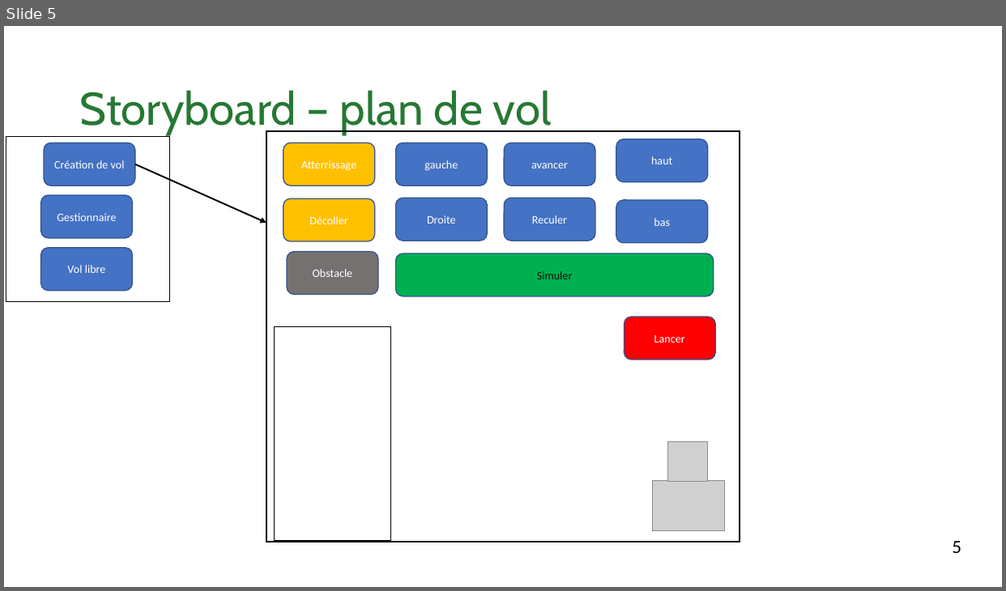
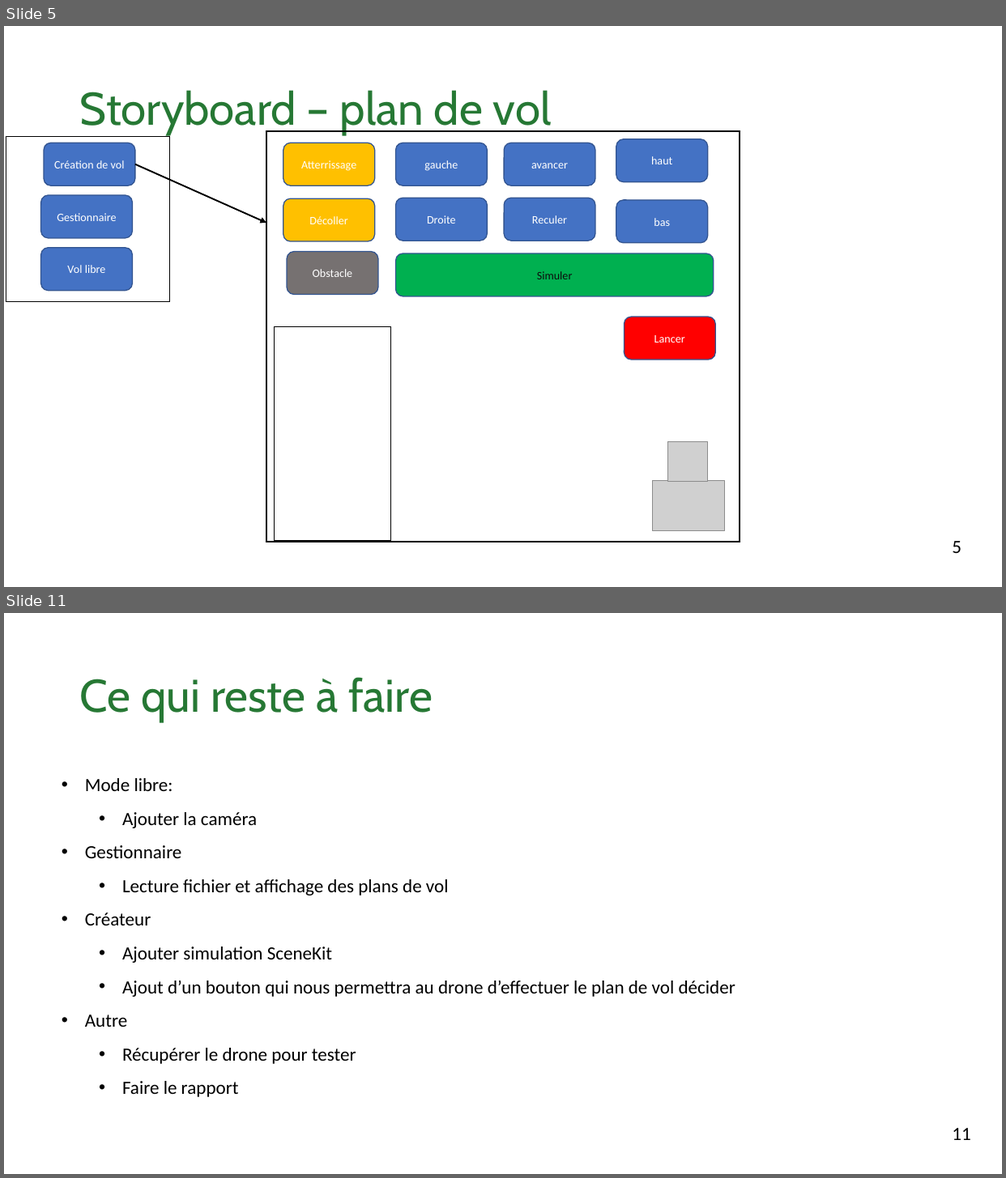
Before and after one commit to DenizSungurtekin/droneProgrammer, a slide deck: Documentation/presentation_3/presentation_3.pptx. Shown one above the other, each under a label of ours: slide 5 before the commit, slides 5 and 11 after it; the slides between them are not shown. The pictures are 1006x591 and 1006x1178 pixels, drawn with LibreOffice and Linux fonts; fonts in the diff are those of the drawing; grey boxes stand for pictures. Boxes give left, top, right and bottom in pixels: in the first picture for what was removed or moved away, otherwise in the second. Text is boxed around its words. In the diff, an @@ line names an element or a change of style, - is before the commit and + after.

```diff
--- a/Documentation/presentation_3/presentation_3.pptx
+++ b/Documentation/presentation_3/presentation_3.pptx
@@ slide 11 added at (4, 613, 1002, 1174), background #FFFFFF @@
@@ title added at (80, 677, 432, 722), 44 pt, text #267834 @@
+Ce qui reste à faire
@@ text added at (85, 778, 735, 1097), 18 pt, text #000000 @@
+• Mode libre:
+  • Ajouter la caméra
+• Gestionnaire
+  • Lecture fichier et affichage des plans de vol
+• Créateur
+  • Ajouter simulation SceneKit
+  • Ajout d’un bouton qui nous permettra au drone d’effectuer le plan de vol décider
+• Autre
+  • Récupérer le drone pour tester
+  • Faire le rapport
@@ text added at (952, 1128, 970, 1140), 18 pt, text #000000 @@
+11
```
Also in this commit, not shown: 7 slides changed, 1 other slide added.
